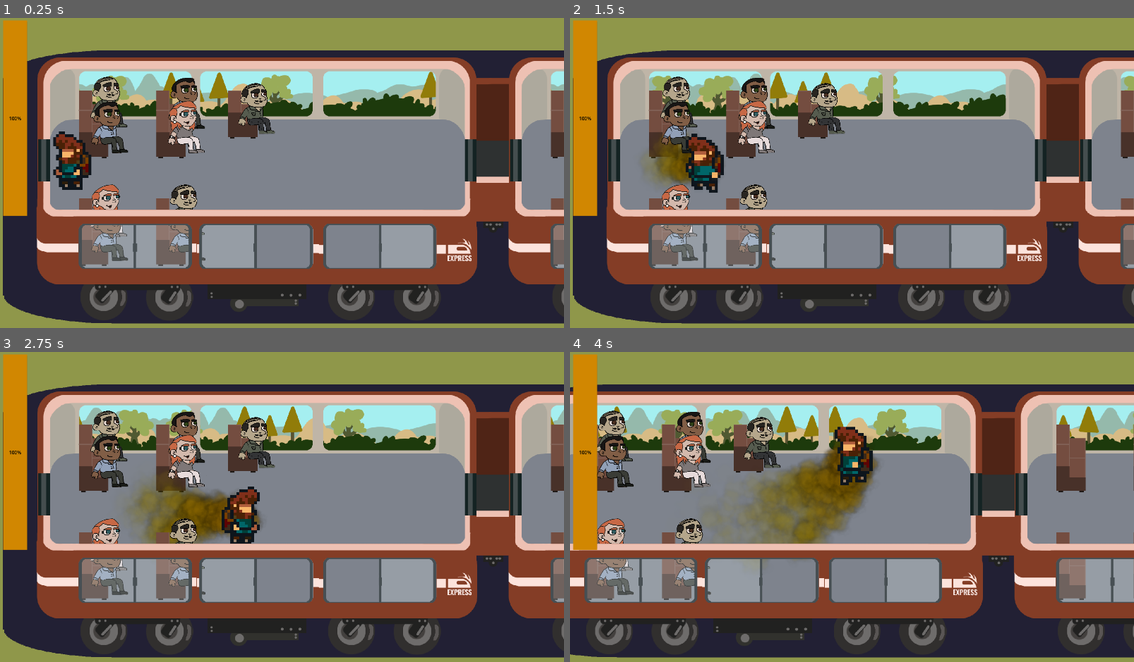
Above: before the commit, frames 1-4 (two rows, left to right).
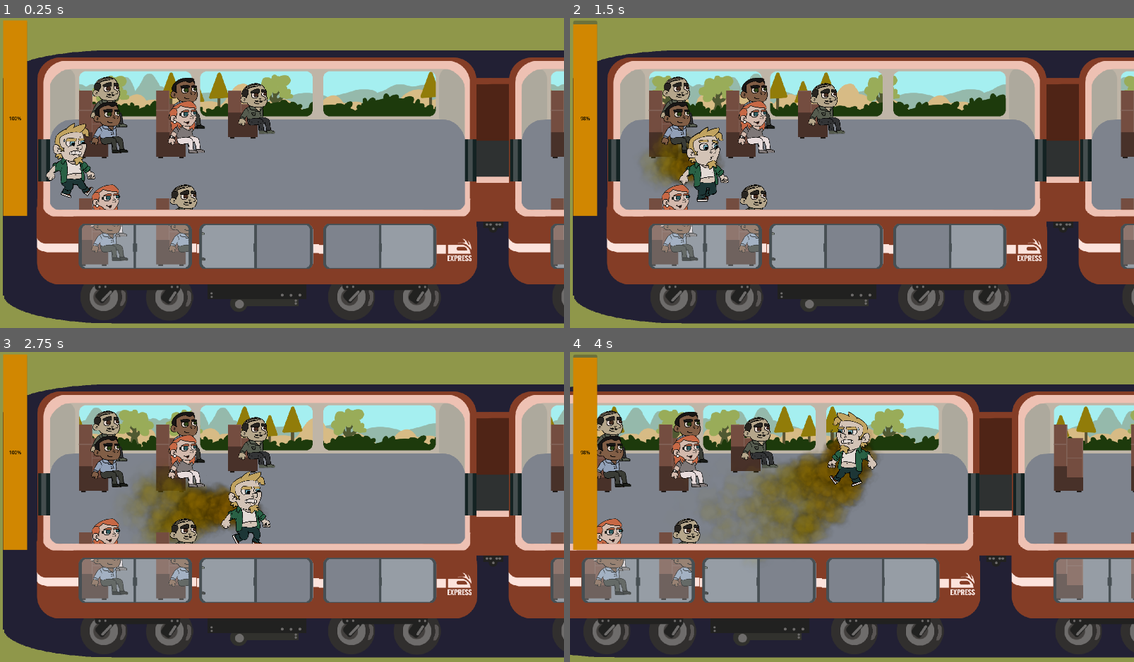
Above: after the commit, the same moments.

Repository: caiotava/Fart-Ninja
Game: Godot game, scene res://main.tscn
Same seed, same stepped clock (60 frames per second), same inputs: the game is played once before the commit and once after it. Sound files missing from this copy of the repository are replaced by a short silence.
Inputs:
- Up to frame 1 (0.25 s): no input
- Up to frame 2 (1.5 s): tap Enter at 0.5 s; hold Right (player_right) 0.53-1.28 s; hold Space (keep) 0.53-1.28 s; hold Down (player_down) from 1.28 s (still down); tap Space (keep) at 1.35 s
- Up to frame 3 (2.75 s): release Down (player_down) at 2.03 s; hold Right (player_right) from 2.03 s (still down); hold Space (keep) from 2.03 s (still down)
- Up to frame 4 (4 s): release Right (player_right) at 2.78 s; release Space (keep) at 2.78 s; hold Up (player_up) 2.78-3.53 s; tap Space (keep) at 2.85 s; hold Left (player_left) from 3.53 s (still down); hold Space (keep) from 3.53 s (still down)

The runs differ from the first frame. In frame 1, 1.3% of the frame differs, in the area x 8-17%, y 33-59%; in frame 2, 1.3%; in frame 3, 2.2%; in frame 4, 13%, in the area x 0-100%, y 0-99%.
Error before the commit: Invalid access to property or key 'playing' on a base object of type 'null instance'. (res://fartbar/FartBar.gd:53)

Commit message:
feat: add new player assets

Diff:
--- a/fartbar/FartBar.gd
+++ b/fartbar/FartBar.gd
@@ -4,6 +4,9 @@
 @export var const_descrease = 0.25
 @export var release_increase = 0.1
 @export var full_release_increase = 0.5
+@export var player : Player = null
+
+
 #@export var limit = 10
 #var value_hist = []
 var keep_last_pressed
@@ -13,6 +16,8 @@
 
 # Called when the node enters the scene tree for the first time.
 func _ready():
+	assert(player != null, "we must have player related to fartbar")
+
 	pass
 
 func _input(event):
@@ -36,31 +41,34 @@
 		do_fart.emit()
 		if value == 100:
 			full_release = false
+		player.animation_name = "walking_fart"
 	# if last pressed key is more than 200 ms ago
 	elif keep_last_pressed and Time.get_ticks_msec() - keep_last_pressed > 200:
 		value += release_increase
 		do_fart.emit()
-		if $Decrease.playing:
-			$Decrease.stop()
-		if not $FullReleaseIncrease.playing:
-			$FullReleaseIncrease.play()
-			if full_release_sound_position:
-				$FullReleaseIncrease.seek(full_release_sound_position)
+		player.animation_name = "walking_fart"
+		#if $Decrease.playing:
+			#$Decrease.stop()
+		#if not $FullReleaseIncrease.playing:
+			#$FullReleaseIncrease.play()
+			#if full_release_sound_position:
+				#$FullReleaseIncrease.seek(full_release_sound_position)
 		#if not $Fart.playing:
 			#$Fart.play()
 		#value_hist = [value]
 	else:
-		if $FullReleaseIncrease.playing:
-			full_release_sound_position = $FullReleaseIncrease.get_playback_position()
-			$FullReleaseIncrease.stop()
-		if $Fart.playing:
-			$Fart.stop()
+		#if $FullReleaseIncrease.playing:
+			#full_release_sound_position = $FullReleaseIncrease.get_playback_position()
+			#$FullReleaseIncrease.stop()
+		#if $Fart.playing:
+			#$Fart.stop()
 		if not $Decrease.playing:
 			$Decrease.play()
 		#if not $Decrease1.playing and not $Decrease2.playing:
 			#[$Decrease1, $Decrease2][randi_range(0, 1)].play()
 		# reduce the progress bar value by 0.1 every frame
 		value -= const_descrease
+		player.animation_name = "walking"
 		#value_hist.append(value)
 		#value_hist = value_hist.slice(max(value_hist.size()-limit, 0), value_hist.size())
 
--- a/player/player.gd
+++ b/player/player.gd
@@ -1,4 +1,5 @@
 extends CharacterBody2D
+class_name Player
 
 @export_group("Movement")
 @export var move_speed : float = 220
@@ -7,6 +8,8 @@
 
 @onready var animatedSprite = $AnimatedSprite2D
 
+var animation_name = "walking"
+
 # Called when the node enters the scene tree for the first time.
 func _ready():
 	pass # Replace with function body.
@@ -14,7 +17,7 @@
 # Called every frame. 'delta' is the elapsed time since the previous frame.
 func _process(delta):
 	if velocity != Vector2.ZERO:
-		animatedSprite.play()
+		animatedSprite.play(animation_name)
 	else:
 		animatedSprite.pause()
 
@@ -26,7 +29,7 @@
 
 	if input != Vector2.ZERO:
 		velocity = velocity.move_toward(input * move_speed, move_acceleration * delta)
-		animatedSprite.flip_h = input.x > 0
+		animatedSprite.flip_h = input.x < 0
 	else:
 		velocity = velocity.move_toward(Vector2.ZERO, move_friction * delta)
 
--- a/player/player.tscn
+++ b/player/player.tscn
@@ -1,60 +1,72 @@
-[gd_scene load_steps=10 format=3 uid="uid://balrjlygdjcri"]
+[gd_scene load_steps=12 format=3 uid="uid://balrjlygdjcri"]
 
 [ext_resource type="Script" path="res://player/player.gd" id="1_luqg6"]
-[ext_resource type="Texture2D" uid="uid://b35tkxaggpykw" path="res://player/gfx/player.png" id="1_qojnw"]
+[ext_resource type="Texture2D" uid="uid://dsmtcdlj7rpba" path="res://player/gfx/player-not-farting-walk.png" id="2_c7ked"]
+[ext_resource type="Texture2D" uid="uid://dqw3v0iuhjshe" path="res://player/gfx/player_farting_walk.png" id="3_w27r3"]
 
-[sub_resource type="AtlasTexture" id="AtlasTexture_5d4ac"]
-atlas = ExtResource("1_qojnw")
-region = Rect2(0, 0, 20, 20)
+[sub_resource type="AtlasTexture" id="AtlasTexture_ts1nn"]
+atlas = ExtResource("3_w27r3")
+region = Rect2(1280, 69, 621, 911)
 
-[sub_resource type="AtlasTexture" id="AtlasTexture_cecyg"]
-atlas = ExtResource("1_qojnw")
-region = Rect2(20, 0, 20, 20)
+[sub_resource type="AtlasTexture" id="AtlasTexture_dy3q8"]
+atlas = ExtResource("3_w27r3")
+region = Rect2(38, 69, 621, 911)
 
-[sub_resource type="AtlasTexture" id="AtlasTexture_v60ae"]
-atlas = ExtResource("1_qojnw")
-region = Rect2(40, 0, 20, 20)
+[sub_resource type="AtlasTexture" id="AtlasTexture_dvvfe"]
+atlas = ExtResource("3_w27r3")
+region = Rect2(659, 69, 621, 911)
 
-[sub_resource type="AtlasTexture" id="AtlasTexture_ji2kk"]
-atlas = ExtResource("1_qojnw")
-region = Rect2(60, 0, 20, 20)
+[sub_resource type="AtlasTexture" id="AtlasTexture_jx7qr"]
+atlas = ExtResource("2_c7ked")
+region = Rect2(1280, 69, 621, 886)
 
-[sub_resource type="AtlasTexture" id="AtlasTexture_s5y4p"]
-atlas = ExtResource("1_qojnw")
-region = Rect2(80, 0, 20, 20)
+[sub_resource type="AtlasTexture" id="AtlasTexture_8vxh0"]
+atlas = ExtResource("2_c7ked")
+region = Rect2(659, 69, 621, 886)
+
+[sub_resource type="AtlasTexture" id="AtlasTexture_ycqna"]
+atlas = ExtResource("2_c7ked")
+region = Rect2(38, 69, 621, 886)
 
 [sub_resource type="SpriteFrames" id="SpriteFrames_b46u2"]
 animations = [{
 "frames": [{
 "duration": 1.0,
-"texture": SubResource("AtlasTexture_5d4ac")
+"texture": SubResource("AtlasTexture_ts1nn")
 }, {
 "duration": 1.0,
-"texture": SubResource("AtlasTexture_cecyg")
+"texture": SubResource("AtlasTexture_dy3q8")
 }, {
 "duration": 1.0,
-"texture": SubResource("AtlasTexture_v60ae")
+"texture": SubResource("AtlasTexture_dvvfe")
+}],
+"loop": true,
+"name": &"walking",
+"speed": 5.0
+}, {
+"frames": [{
+"duration": 1.0,
+"texture": SubResource("AtlasTexture_jx7qr")
 }, {
 "duration": 1.0,
-"texture": SubResource("AtlasTexture_ji2kk")
+"texture": SubResource("AtlasTexture_8vxh0")
 }, {
 "duration": 1.0,
-"texture": SubResource("AtlasTexture_s5y4p")
+"texture": SubResource("AtlasTexture_ycqna")
 }],
 "loop": true,
-"name": &"default",
+"name": &"walking_fart",
 "speed": 5.0
 }]
 
 [sub_resource type="CapsuleShape2D" id="CapsuleShape2D_6ofdt"]
-radius = 1.6
-height = 8.2
+radius = 19.5
+height = 118.0
 
 [node name="Player" type="CharacterBody2D" groups=["player"]]
 z_index = 1
 y_sort_enabled = true
 position = Vector2(-1, -102)
-scale = Vector2(10, 10)
 platform_floor_layers = 4294967040
 safe_margin = 0.01
 script = ExtResource("1_luqg6")
@@ -64,9 +76,12 @@
 metadata/_edit_group_ = true
 
 [node name="AnimatedSprite2D" type="AnimatedSprite2D" parent="."]
+scale = Vector2(0.29, 0.29)
 sprite_frames = SubResource("SpriteFrames_b46u2")
+animation = &"walking_fart"
+frame = 1
 
 [node name="CollisionShape2D" type="CollisionShape2D" parent="."]
-position = Vector2(0.2, 8.5)
+position = Vector2(14, 106)
 rotation = 1.5708
 shape = SubResource("CapsuleShape2D_6ofdt")
--- a/train/carriage.gd
+++ b/train/carriage.gd
@@ -16,7 +16,6 @@
 	if body.is_in_group("passengers"):
 		body.enter_alert_mode()
 
-
 func _on_fart_body_exited(body):
 	if body.is_in_group("passengers"):
 		body.exit_alert_mode()
--- a/train/carriage.tscn
+++ b/train/carriage.tscn
@@ -30,7 +30,6 @@
 
 [node name="Camera2D" type="Camera2D" parent="."]
 position = Vector2(1461, 628)
-scale = Vector2(10, 10)
 limit_left = 200
 limit_top = 0
 limit_right = 111950
@@ -50,6 +49,7 @@
 z_index = -1
 y_sort_enabled = true
 position = Vector2(0.199997, 0)
+scale = Vector2(10, 10)
 amount = 500
 lifetime = 3.0
 preprocess = 3.0
@@ -112,12 +112,13 @@
 
 [node name="UI" type="CanvasLayer" parent="."]
 
-[node name="FartBar" parent="UI" instance=ExtResource("8_1o8v0")]
+[node name="FartBar" parent="UI" node_paths=PackedStringArray("player") instance=ExtResource("8_1o8v0")]
 offset_left = 11.0
 offset_top = 9.0
 offset_right = 93.0
 offset_bottom = 675.0
 fill_mode = 3
+player = NodePath("../../Player")
 
 [node name="FullReleasePop" type="AudioStreamPlayer2D" parent="UI/FartBar"]
 stream = ExtResource("11_opkk2")
@@ -126,6 +127,11 @@
 [node name="Decrease" type="AudioStreamPlayer2D" parent="UI/FartBar"]
 stream = ExtResource("12_2gwwf")
 volume_db = 5.0
+
+[node name="Soundtrack" type="AudioStreamPlayer2D" parent="UI"]
+stream = ExtResource("11_6welp")
+autoplay = true
+script = ExtResource("12_x25r8")
 
 [node name="Carriages" type="Node2D" parent="."]
 y_sort_enabled = true
@@ -142,15 +148,10 @@
 [node name="Carriage03" parent="Carriages" instance=ExtResource("13_xaufx")]
 position = Vector2(3124, 0)
 
-[node name="Soundtrack" type="AudioStreamPlayer2D" parent="."]
-stream = ExtResource("11_6welp")
-autoplay = true
-script = ExtResource("12_x25r8")
-
 [connection signal="area_entered" from="Player/Farticles/Fart" to="Player/Farticles/Fart" method="_on_area_entered"]
 [connection signal="body_entered" from="Player/Farticles/Fart" to="." method="_on_fart_body_entered"]
 [connection signal="body_exited" from="Player/Farticles/Fart" to="." method="_on_fart_body_exited"]
 [connection signal="do_fart" from="UI/FartBar" to="Player/Farticles" method="_on_do_fart"]
-[connection signal="finished" from="Soundtrack" to="Soundtrack" method="_on_finished"]
+[connection signal="finished" from="UI/Soundtrack" to="UI/Soundtrack" method="_on_finished"]
 
 [editable path="Player"]
Binary file added: player/gfx/player-not-farting-walk.png
Not shown, added: player/gfx/player-not-farting-walk.png.import
Binary file added: player/gfx/player_farting_walk.png
Not shown, added: player/gfx/player_farting_walk.png.import
